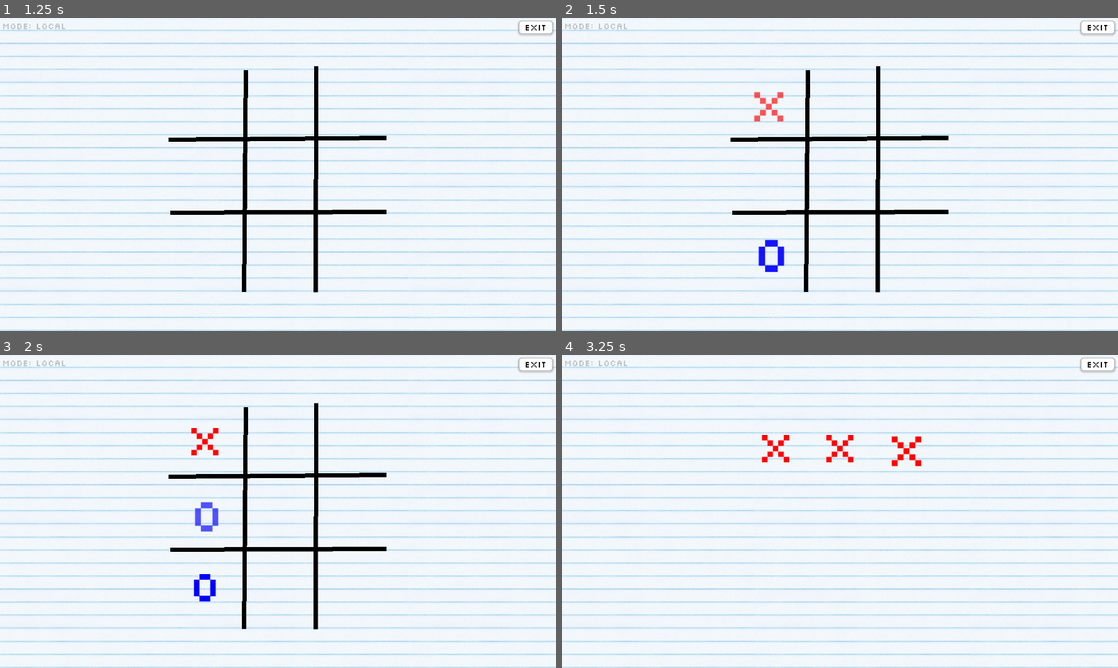
Above: before the commit, frames 1-4 (two rows, left to right).
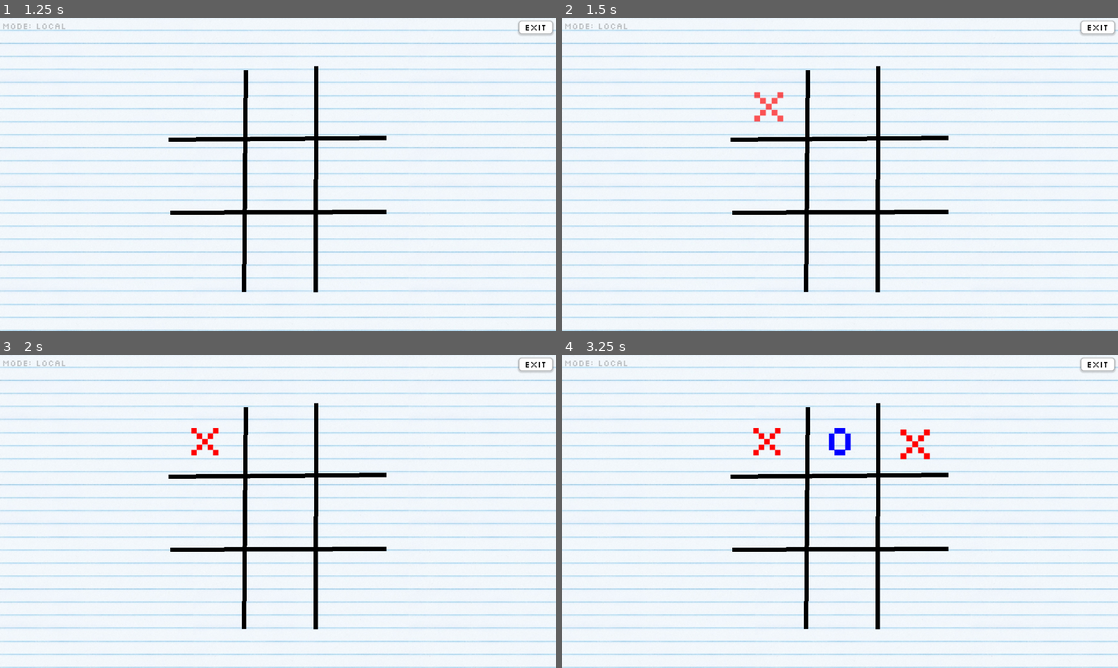
Above: after the commit, the same moments.

Repository: Neo-Ciber94/godot_tic_tac_toe
Game: Godot game, scene res://ui/scenes/main_menu.tscn
Two runs of this game, one before a commit and one after it. Both use one fixed random seed, a clock stepped at 60 frames per second and the inputs below.
Inputs (mouse positions are in pixels of both pictures, inside the frame that each line leads up to):
- Up to frame 1 (1.25 s): click "Play Local" at 0.5 s
- Up to frame 2 (1.5 s): tap Enter at 1.25 s; move the mouse to (767, 102) at 1.27 s; click (767, 102) at 1.42 s
- Up to frame 3 (2 s): no input
- Up to frame 4 (3.25 s): move the mouse to (840, 439) at 2.02 s; click (840, 439) at 2.17 s; move the mouse to (912, 439) at 2.77 s; click (912, 439) at 2.92 s

Frame 1 is identical in both runs. In frame 2, 0.3% of the frame differs, in the area x 35-40%, y 70-82%; in frame 3, 0.4%; in frame 4, 3.3%, in the area x 30-70%, y 15-88%.

Commit message:
minor changes

Diff:
--- a/ui/scenes/local_game.gd
+++ b/ui/scenes/local_game.gd
@@ -4,8 +4,8 @@
 @onready var _board: Board = $Board;
 @onready var _message_display: MessageDisplay = $MessageDisplay;
 
-@export var mode: Constants.GameMode = Application.game_mode;
-@export var difficulty: CpuPlayer.Difficulty = Application.difficulty;
+var mode: Constants.GameMode = Application.game_mode;
+var difficulty: CpuPlayer.Difficulty = Application.difficulty;
 
 var _players : Dictionary[String, Player] = {}
 var _game_match: Match;
@@ -84,10 +84,10 @@
 
 	# Show the winner result_message
 	if winner.is_tie():
-		_message_display.change_text("It's a tie", Color.BLACK);
+		_message_display.show_message("It's a tie");
 	else:
 		var color = Constants.PLAYER_DEFAULTS[winner.get_value()];
-		_message_display.change_text("winner!", color)
+		_message_display.show_message("winner!", color)
 
 	_message_display.show();
 
--- a/ui/scenes/local_game.tscn
+++ b/ui/scenes/local_game.tscn
@@ -9,7 +9,6 @@
 
 [node name="LocalGame" type="Node"]
 script = ExtResource("1_6ppru")
-mode = 1
 
 [node name="Background" parent="." instance=ExtResource("2_dwi3w")]
 
--- a/ui/scenes/online_game.gd
+++ b/ui/scenes/online_game.gd
@@ -65,10 +65,10 @@
 
 	# Show the winner result_message
 	if winner.is_tie():
-		_message_display.change_text("It's a tie", Color.BLACK);
+		_message_display.show_message("It's a tie");
 	else:
 		var color = Constants.PLAYER_DEFAULTS[winner.get_value()];
-		_message_display.change_text("winner!", color)
+		_message_display.show_message("winner!", color)
 
 	_message_display.show();
 
@@ -87,7 +87,7 @@
 
 	_is_finished = true;
 	_board.hide();
-	_message_display.change_text(msg, Color.RED);
+	_message_display.show_message(msg, Color.RED);
 
 func _has_value(index: int):
 	return _board_state[index] != Constants.EMPTY
